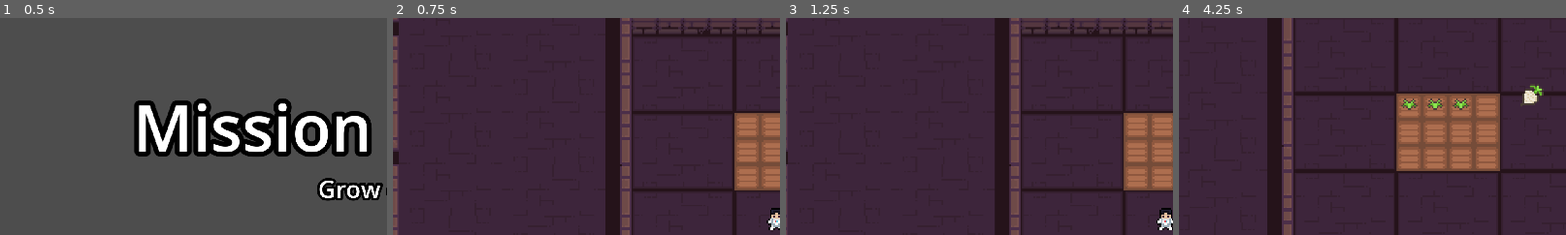
Above: before the commit, frames 1-4 (left to right).
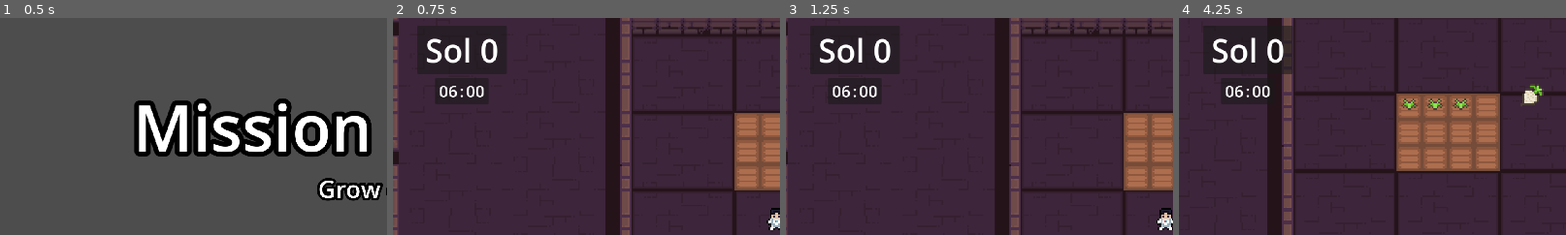
Above: after the commit, the same moments.

Repository: Saj-Hoque/MissionSpud
Game: Godot game, scene res://Menu/menu.tscn
Two runs of this game, one before a commit and one after it. Both use one fixed random seed, a clock stepped at 60 frames per second and the inputs below. The engine's default icon, where the game draws it, is replaced by a stand-in: a white triangle on a blue panel in a dark square.
Inputs (mouse positions are % of the whole screen's width and height, from its top left):
- Up to frame 1 (0.5 s): no input
- Up to frame 2 (0.75 s): click "Start" at 0.5 s
- Up to frame 3 (1.25 s): no input
- Up to frame 4 (4.25 s): move the mouse to (45, 29) at 1.27 s; hold D (right) 1.28-2.03 s; click (45, 29) at 1.35 s; move the mouse to (48, 33) at 2.02 s; hold S (down) 2.03-2.78 s; click (48, 33) at 2.1 s; move the mouse to (47, 29) at 2.77 s; hold D (right) 2.78-3.53 s; click (47, 29) at 2.85 s; move the mouse to (45, 21) at 3.52 s; hold W (up) from 3.53 s (still down); click (45, 21) at 3.6 s
The pictures show only the part of the screen within x 0-50%, y 4-54%; the shares and areas given below are measured in that part.

Frame 1 is identical in both runs. In frame 2, 1.2% of the frame differs, in the area x 8-28%, y 8-37%; in frame 3, 1.2%; in frame 4, 1.8%, in the area x 8-30%, y 3-37%.

Commit message:
Add Time System, hour minutes and days - added UI for this

Diff:
--- a/World/UI.gd
+++ b/World/UI.gd
@@ -3,7 +3,15 @@
 @onready var potatoCounter = $resourceMargin/resourceContainer/potatoPanel/potatoMargin/potato/potatoCounter
 @onready var scrapCounter = $resourceMargin/resourceContainer/scrapPanel/scrapMargin/scrap/scrapCounter
 
+@onready var day = $timeSystemMargin/timeSystemContainer/dayPanel/dayMargin/day
+@onready var hour = $timeSystemMargin/timeSystemContainer/timePanel/timeMargin/timeContainer/hour
+@onready var minute = $timeSystemMargin/timeSystemContainer/timePanel/timeMargin/timeContainer/minute
+
 # Called every frame. 'delta' is the elapsed time since the previous frame.
 func _process(delta):
 	potatoCounter.text = (str(Global.potatoCount))
 	scrapCounter.text = (str(Global.scrapCount))
+
+	day.text = ("Sol %d" % TimeSystem.day)
+	hour.text = ("%02d" % TimeSystem.hour)
+	minute.text = ("%02d" % ((TimeSystem.minute / 10) * 10))
--- /dev/null
+++ b/World/timeSystem.gd
@@ -0,0 +1,33 @@
+extends Node2D
+
+var second = 0
+var minute = 0
+var hour = 6
+var day = 0
+
+const default_time_speed = 160
+var time_speed = 160
+
+var day_processed = false
+
+func _ready():
+	time_speed = default_time_speed
+
+func _process(delta):
+	if hour == 0 and day_processed == false and time_speed > 0:
+		start_new_day()
+
+	if hour > 0:
+		day_processed = false
+
+	if time_speed > 0:
+		second += (delta * time_speed)
+		minute = (int(second) / 60) % 60
+		hour = (int(second) / (60*60)) % 24
+
+func start_new_day():
+	second = 0
+	minute = 0
+	hour = 0
+	day +=1
+	day_processed = true
--- /dev/null
+++ b/World/time_system.tscn
@@ -0,0 +1,6 @@
+[gd_scene load_steps=2 format=3 uid="uid://cmvypxk38jfwm"]
+
+[ext_resource type="Script" path="res://World/timeSystem.gd" id="1_dgi5l"]
+
+[node name="timeSystem" type="Node2D"]
+script = ExtResource("1_dgi5l")
--- a/World/world.gd
+++ b/World/world.gd
@@ -10,6 +10,11 @@
 	Global.potatoCount = 0
 	Global.scrapCount = 0
 
+	TimeSystem.day = 0
+	TimeSystem.hour = 0
+	TimeSystem.minute = 0
+	TimeSystem.second = 15*60*24
+
 func update_potato_counter(value):
 		Global.potatoCount += value
 
--- a/World/world.tscn
+++ b/World/world.tscn
@@ -9,11 +9,26 @@
 [ext_resource type="PackedScene" uid="uid://cvw37g4bvtwas" path="res://Resources/potato.tscn" id="6_1nlxy"]
 [ext_resource type="PackedScene" uid="uid://dvxd414fn2c67" path="res://Resources/scrap.tscn" id="6_wvjoc"]
 
+[sub_resource type="SystemFont" id="SystemFont_vc7es"]
+font_names = PackedStringArray("Impact")
+
+[sub_resource type="Theme" id="Theme_g8i20"]
+default_font = SubResource("SystemFont_vc7es")
+default_font_size = 40
+
+[sub_resource type="SystemFont" id="SystemFont_1u048"]
+font_names = PackedStringArray("Impact")
+
+[sub_resource type="Theme" id="Theme_scn8i"]
+default_font = SubResource("SystemFont_1u048")
+default_font_size = 80
+
 [sub_resource type="SystemFont" id="SystemFont_oe71b"]
 font_names = PackedStringArray("Impact")
 
 [sub_resource type="Theme" id="Theme_8aapv"]
 default_font = SubResource("SystemFont_oe71b")
+default_font_size = 40
 
 [sub_resource type="TileSetAtlasSource" id="TileSetAtlasSource_7dfma"]
 texture = ExtResource("1_nikri")
@@ -350,6 +365,65 @@
 [node name="UI" type="CanvasLayer" parent="."]
 script = ExtResource("2_8kypo")
 
+[node name="timeSystemMargin" type="MarginContainer" parent="UI"]
+offset_right = 40.0
+offset_bottom = 40.0
+theme = SubResource("Theme_g8i20")
+theme_override_constants/margin_left = 60
+theme_override_constants/margin_top = 60
+theme_override_constants/margin_right = 60
+theme_override_constants/margin_bottom = 60
+
+[node name="timeSystemContainer" type="VBoxContainer" parent="UI/timeSystemMargin"]
+layout_mode = 2
+theme_override_constants/separation = 10
+
+[node name="dayPanel" type="PanelContainer" parent="UI/timeSystemMargin/timeSystemContainer"]
+layout_mode = 2
+
+[node name="dayMargin" type="MarginContainer" parent="UI/timeSystemMargin/timeSystemContainer/dayPanel"]
+layout_mode = 2
+theme_override_constants/margin_left = 20
+theme_override_constants/margin_top = 5
+theme_override_constants/margin_right = 20
+theme_override_constants/margin_bottom = 5
+
+[node name="day" type="Label" parent="UI/timeSystemMargin/timeSystemContainer/dayPanel/dayMargin"]
+layout_mode = 2
+theme = SubResource("Theme_scn8i")
+text = "Sol 0"
+horizontal_alignment = 1
+
+[node name="timePanel" type="PanelContainer" parent="UI/timeSystemMargin/timeSystemContainer"]
+layout_mode = 2
+size_flags_horizontal = 4
+
+[node name="timeMargin" type="MarginContainer" parent="UI/timeSystemMargin/timeSystemContainer/timePanel"]
+layout_mode = 2
+theme_override_constants/margin_left = 10
+theme_override_constants/margin_top = 5
+theme_override_constants/margin_right = 10
+theme_override_constants/margin_bottom = 5
+
+[node name="timeContainer" type="HBoxContainer" parent="UI/timeSystemMargin/timeSystemContainer/timePanel/timeMargin"]
+layout_mode = 2
+theme_override_constants/separation = 5
+
+[node name="hour" type="Label" parent="UI/timeSystemMargin/timeSystemContainer/timePanel/timeMargin/timeContainer"]
+layout_mode = 2
+text = "0"
+horizontal_alignment = 1
+
+[node name="seperator" type="Label" parent="UI/timeSystemMargin/timeSystemContainer/timePanel/timeMargin/timeContainer"]
+layout_mode = 2
+text = ":"
+horizontal_alignment = 1
+
+[node name="minute" type="Label" parent="UI/timeSystemMargin/timeSystemContainer/timePanel/timeMargin/timeContainer"]
+layout_mode = 2
+text = "00"
+horizontal_alignment = 1
+
 [node name="resourceMargin" type="MarginContainer" parent="UI"]
 anchors_preset = 3
 anchor_left = 1.0
--- a/project.godot
+++ b/project.godot
@@ -19,6 +19,7 @@
 
 Global="*res://World/global.gd"
 PauseCanvas="*res://Menu/pause_canvas.tscn"
+TimeSystem="*res://World/time_system.tscn"
 
 [display]
 
Not shown: 1 places in World/world.tscn that only renumber resources
